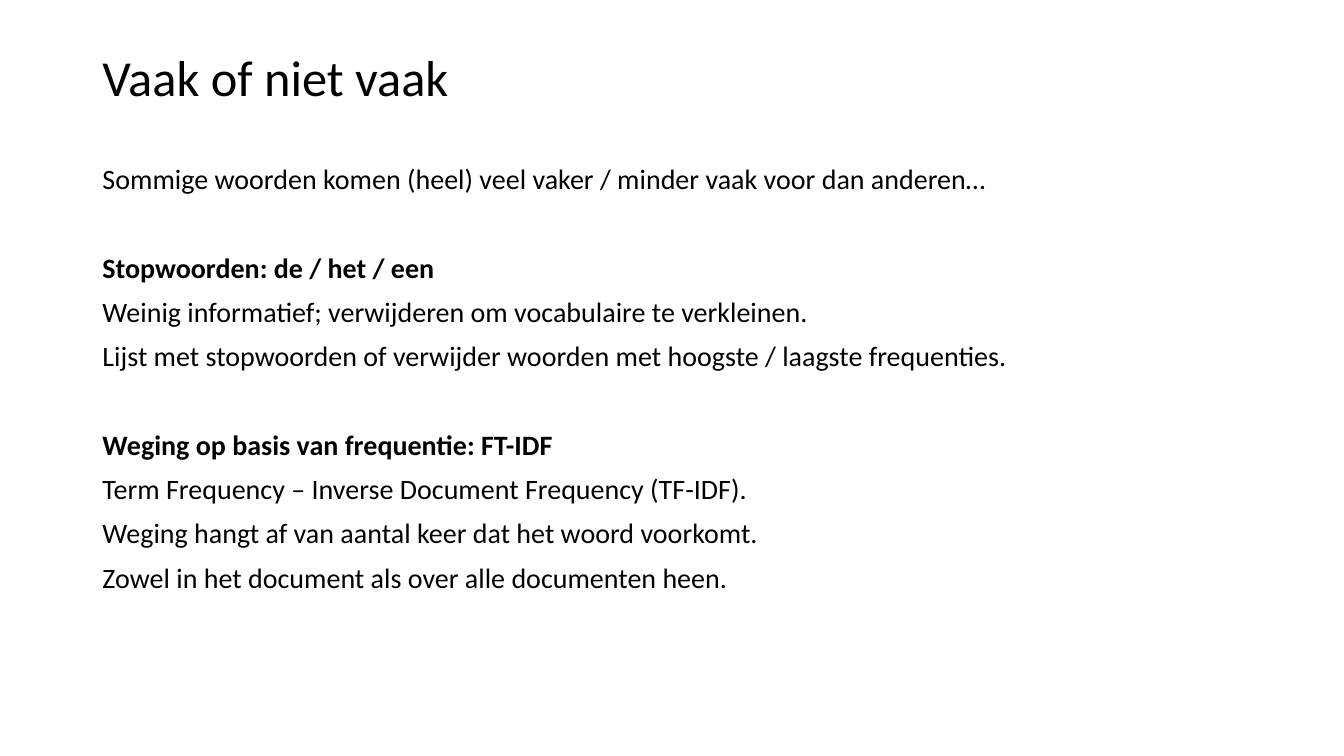
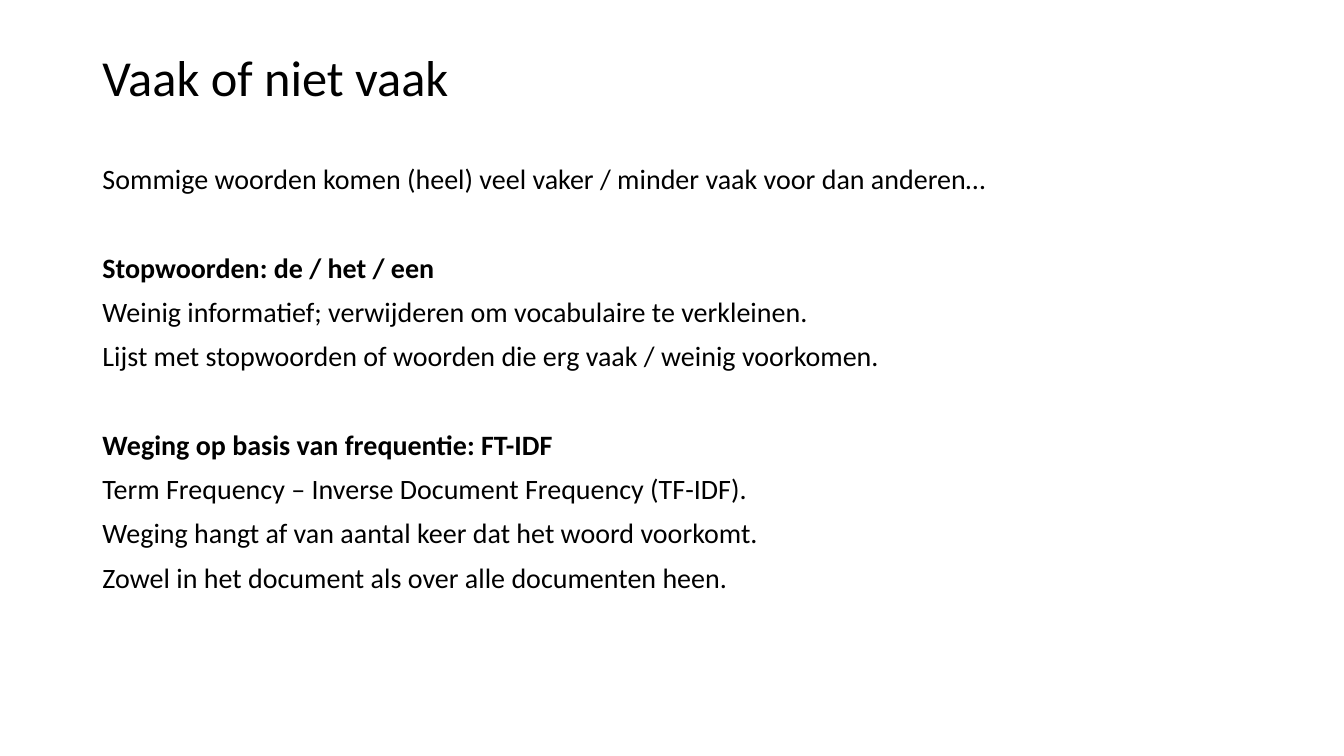
Before and after one commit to LFKoning/knowledge-sharing, a slide deck: slide 38 of python_trainees/5_nlp/python_traineeship_5.pptx. Drawn at 1344x756 pixels with LibreOffice and Linux fonts; fonts in the diff are those of the drawing. Boxes give left, top, right and bottom in pixels: in the first picture for what was removed or moved away, otherwise in the second. Text is boxed around its words. In the diff, an @@ line names an element or a change of style, - is before the commit and + after.

```diff
--- a/python_trainees/5_nlp/python_traineeship_5.pptx
+++ b/python_trainees/5_nlp/python_traineeship_5.pptx
@@ text at bbox=[102, 346, 879, 371]: text changed @@
-Lijst met stopwoorden of verwijder woorden met hoogste / laagste frequenties.
+Lijst met stopwoorden of woorden die erg vaak / weinig voorkomen.
```
Also in this commit, not shown: 10 other slides changed, 1 slide added, 2 slides removed, 4 other files.
